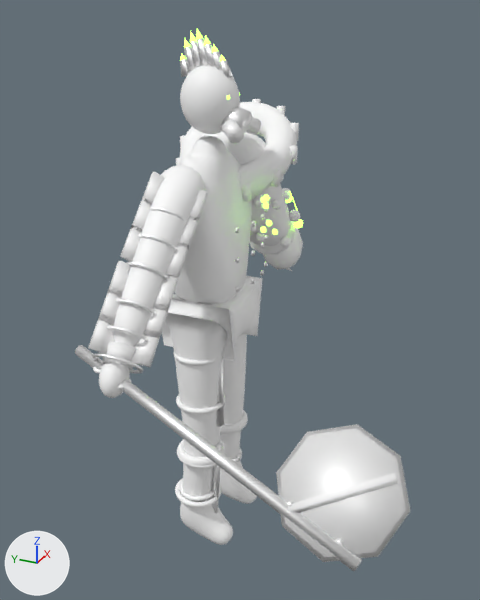
An edit to the glTF model assets/personagens/mutante/mutante.glb, drawn before and after from the same camera.
Both versions are drawn from a 50 mm camera at (-1.923, -0.981, 1.964) aimed at (-0.054, -0.139, 1.029). The lights are fixed; the arrows at lower left show +X, +Y and +Z. The picture after the commit comes second.

Script lines for the objects in view, before the commit:
```python
me_bota_r_src_001 = bpy.data.meshes.new('bota.R_src.001')
me_bota_r_src_001.from_pydata(...)  # 362 vertices, 720 faces; spans x -0.184..-0.052, y -0.137..0.083, z 0.005..0.391
me_bota_r_src_001.materials.append(mat_couro_escuro)  # white #ffffff
me_cube_033 = bpy.data.meshes.new('Cube.033')
me_cube_033.from_pydata(...)  # 1160 vertices, 2316 faces; spans x -0.207..-0.023, y -0.097..0.101, z 0.125..0.454
# faces by material slot: [12, 2304]
me_cube_033.materials.append(mat_ferro_velho)  # white #ffffff
me_cube_033.materials.append(mat_couro_escuro)  # white #ffffff
me_cylinder_009 = bpy.data.meshes.new('Cylinder.009')
me_cylinder_009.from_pydata(...)  # 1824 vertices, 3624 faces; spans x -0.829..-0.57, y -0.852..0.131, z 0.801..1.06
# faces by material slot: [128, 3456, 28, 12]
me_cylinder_009.materials.append(mat_ferro_velho)  # white #ffffff
me_cylinder_009.materials.append(mat_couro_escuro)  # white #ffffff
me_cylinder_009.materials.append(mat_placa_amarela)  # white #ffffff
me_cylinder_009.materials.append(mat_pneu)  # white #ffffff
ob_bota_r = bpy.data.objects.new('bota.R', me_bota_r_src_001)
ob_bota_r.location = (0.0, 0.0, 0.0)
ob_mutante_hand_r_001 = bpy.data.objects.new('mutante_hand.R.001', me_cylinder_009)
ob_mutante_hand_r_001.location = (0.0, 0.0, 0.0)
ob_mutante_shin_r_001 = bpy.data.objects.new('mutante_shin.R.001', me_cube_033)
ob_mutante_shin_r_001.location = (0.0, 0.0, 0.0)
# also in view: 'pernas' at (0.0, 0.0, 0.565); 'braco.L' at (0.367, 0.0, 1.29); 'mutante_forearm.R' at (-0.496, -0.019, 1.134); 'mutante_thigh.R' at (-0.105, -0.007, 0.717); 'bota.L' at (0.118, -0.027, 0.198)
```
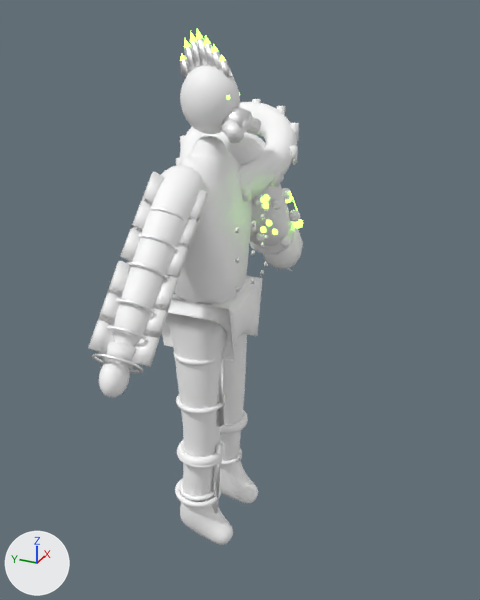
The change, as a diff of the scene's bpy script:
```diff
--- a/assets/personagens/mutante/mutante.glb.py
+++ b/assets/personagens/mutante/mutante.glb.py
@@ ob_mutante_hand_r_001 @@
-ob_mutante_hand_r_001 = bpy.data.objects.new('mutante_hand.R.001', me_cylinder_009)
-ob_mutante_hand_r_001.location = (0.0, 0.0, 0.0)
```

Where the change shows, as pixel boxes (x1, y1, x2, y2) in the pictures (480 x 600 px):
'mutante_hand.R.001', deleted
    before: (75, 345, 410, 571)
    faces in mat_placa_amarela (white #ffffff): (280, 428, 406, 557)
    faces in mat_ferro_velho (white #ffffff): (75, 345, 410, 571)
    faces in mat_pneu (white #ffffff): (287, 473, 398, 513)
